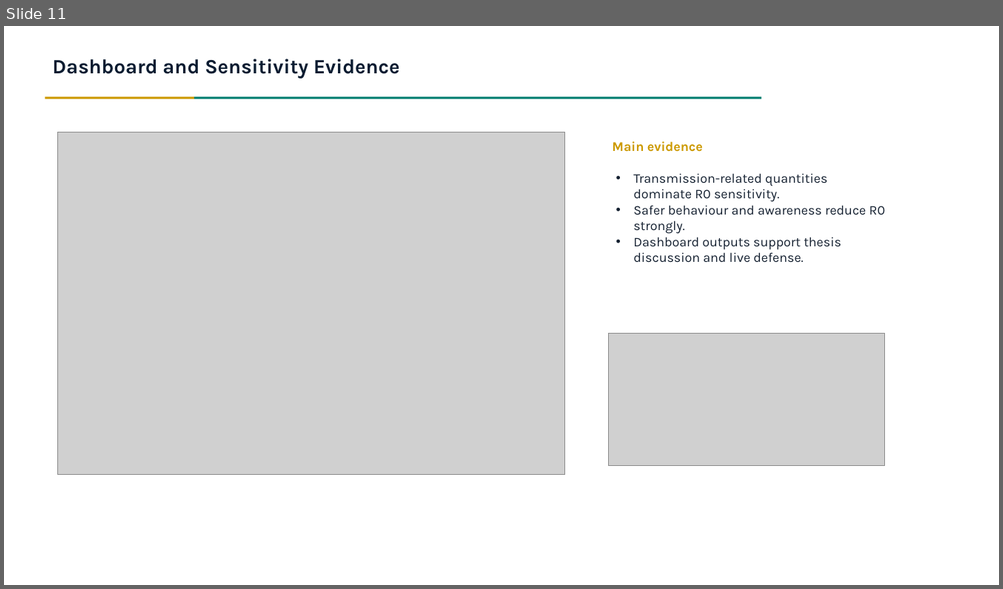
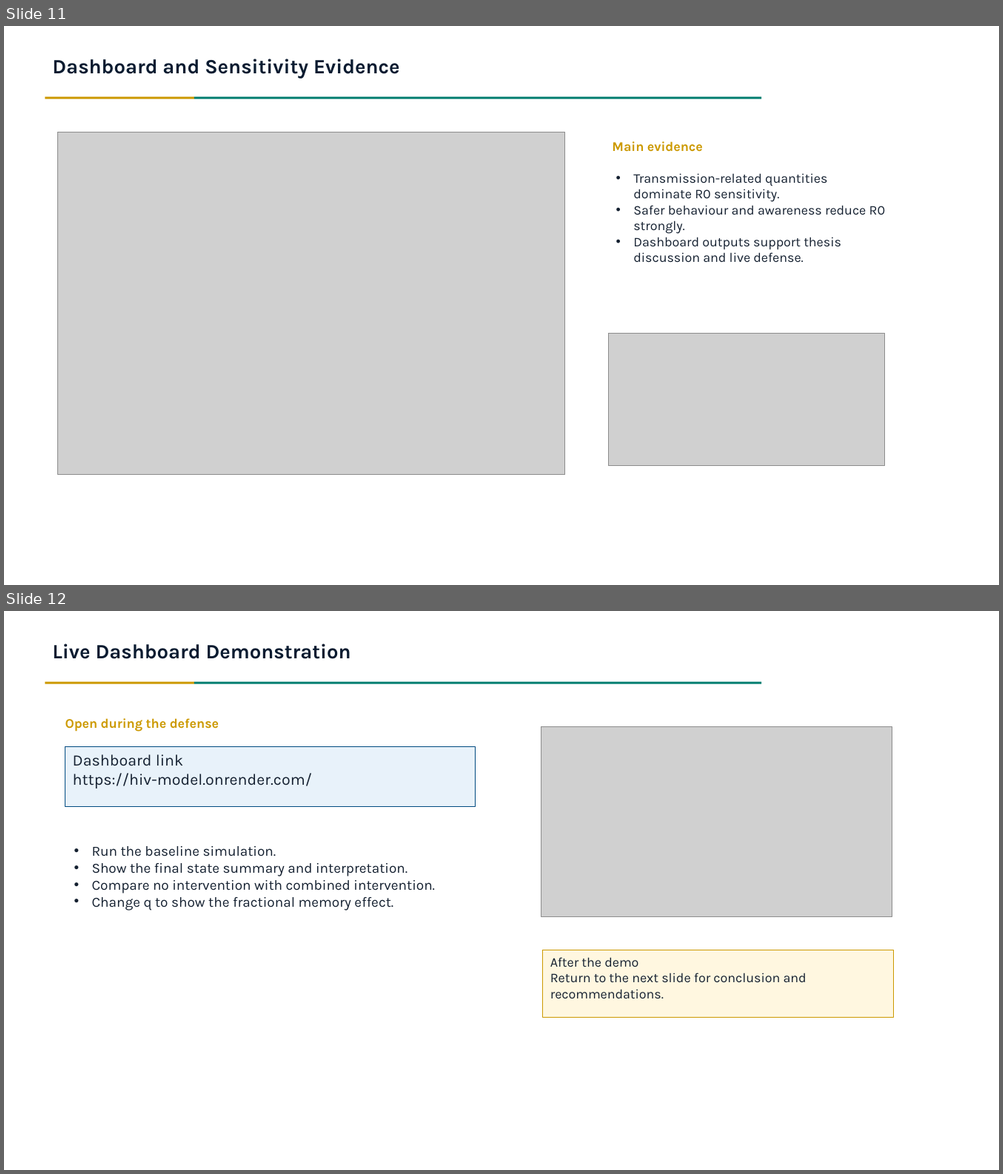
Before and after one commit to Lambert-01/HIV-MODEL, a slide deck: presentation/FracHIV_SITA_Presentation.pptx. Shown one above the other, each under a label of ours: slide 11 before the commit, slides 11 and 12 after it. The pictures are 1003x589 and 1003x1174 pixels, drawn with LibreOffice and Linux fonts; fonts in the diff are those of the drawing; grey boxes stand for pictures. Boxes give left, top, right and bottom in pixels: in the first picture for what was removed or moved away, otherwise in the second. Text is boxed around its words. In the diff, an @@ line names an element or a change of style, - is before the commit and + after.

Commit message:
Update FracHIV SITA presentation with revised content, formatting, and dashboard links

```diff
--- a/presentation/FracHIV_SITA_Presentation.pptx
+++ b/presentation/FracHIV_SITA_Presentation.pptx
@@ slide 12 added at (4,611,999,1170), background #FFFFFF @@
@@ text added at (52,644,351,659), 19.6 pt, text #0A1B30, bold @@
+Live Dashboard Demonstration
@@ rectangle added at (45,682,194,684), fill #CC9900 @@
@@ rectangle added at (194,682,761,684), fill #007E70 @@
@@ text added at (65,718,219,732), 12.8 pt, text #CC9900, bold @@
+Open during the defense
@@ picture added at (541,726,892,917) @@
@@ rectangle added at (65,747,475,806), fill #E8F2FA, outline #004A80 0.75 pt, 15.3 pt, text #142030 @@
+Dashboard link
+https://hiv-model.onrender.com/
@@ text added at (92,846,435,911), 13.6 pt, text #142030 @@
+• Run the baseline simulation.
+• Show the final state summary and interpretation.
+• Compare no intervention with combined intervention.
+• Change q to show the fractional memory effect.
@@ rectangle added at (543,951,893,1017), fill #FFF7E0, outline #CC9900 0.75 pt, 12.8 pt, text #142030 @@
+After the demo
+Return to the next slide for conclusion and recommendations.
```
Also in this commit, not shown: 2 slides changed, 4 other files.
